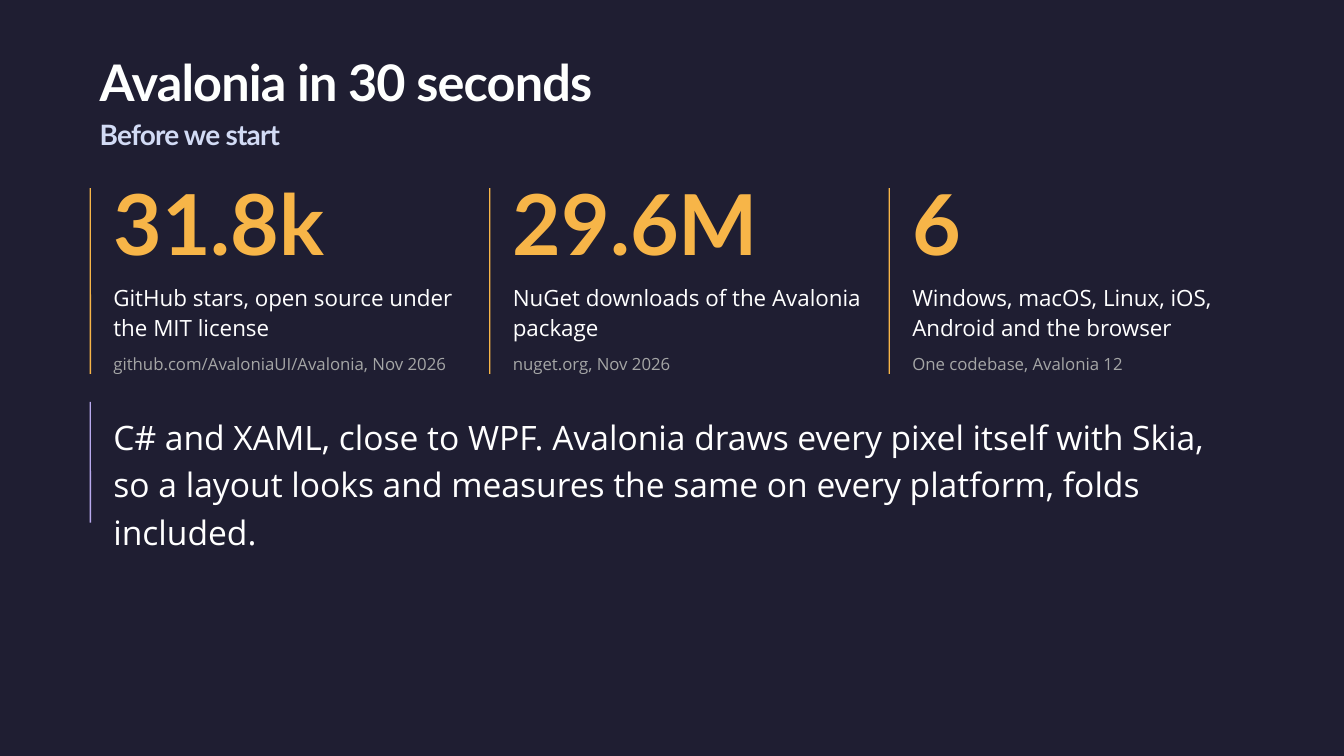
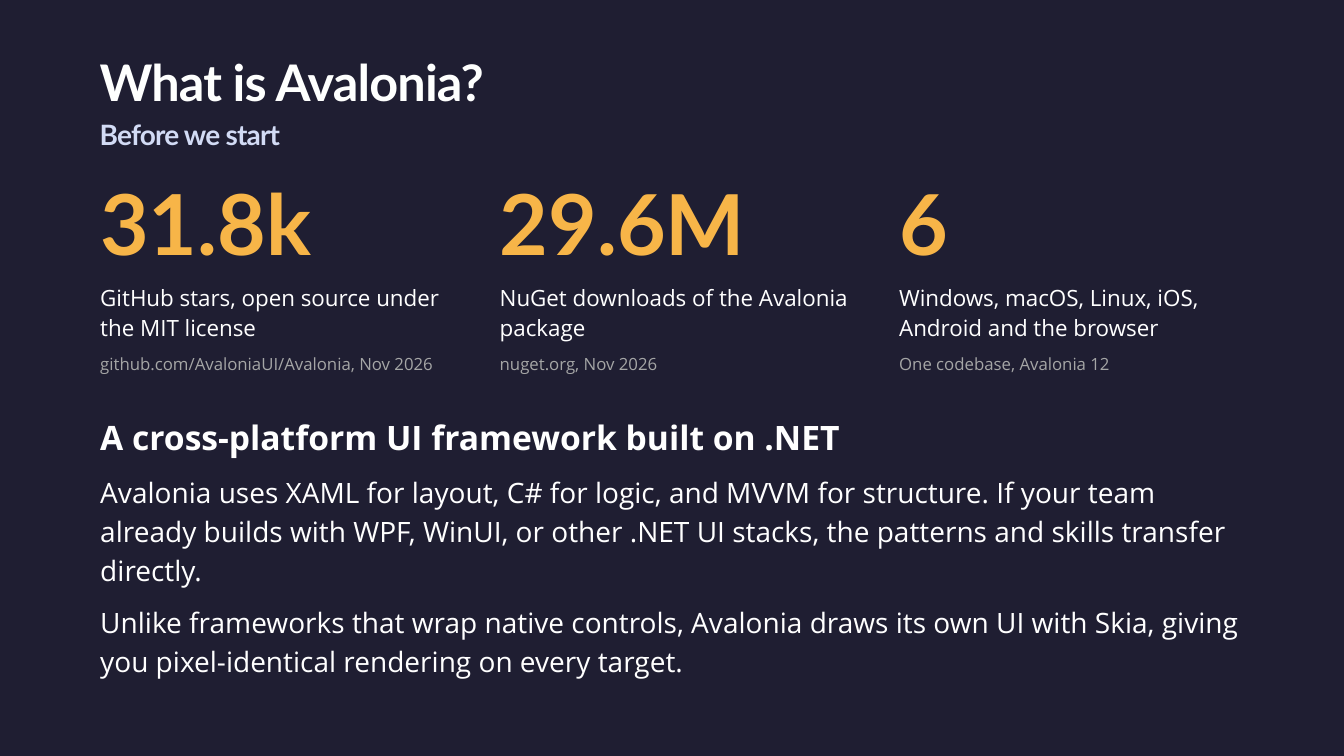
Before and after one commit to jsuarezruiz/dotnetconf2026-avalonia-foldables, a slide deck: slide 3 of Building Dual-Screen Experiences with Avalonia.pptx. Drawn at 1344x756 pixels with LibreOffice and Linux fonts; fonts in the diff are those of the drawing. Boxes give left, top, right and bottom in pixels: in the first picture for what was removed or moved away, otherwise in the second. Text is boxed around its words. In the diff, an @@ line names an element or a change of style, - is before the commit and + after.

```diff
--- a/Building Dual-Screen Experiences with Avalonia.pptx
+++ b/Building Dual-Screen Experiences with Avalonia.pptx
@@ title at (100,63,484,102): text changed @@
-Avalonia in 30 seconds
+What is Avalonia?
@@ line removed from (91, 189) to (91, 374) @@
@@ line removed from (490, 189) to (490, 374) @@
@@ line removed from (889, 189) to (889, 374) @@
@@ 9 texts: place and size @@
-9 texts at (113,192,1212,374)
+9 texts at (100,192,1198,374)
@@ line removed from (91, 402) to (91, 523) @@
@@ text at (100,424,1238,679): text changed; size 24 to 20 pt @@
-C# and XAML, close to WPF. Avalonia draws every pixel itself with Skia, so a layout looks and measures the same on every platform, folds included.
+A cross-platform UI framework built on .NET
+Avalonia uses XAML for layout, C# for logic, and MVVM for structure. If your team already builds with WPF, WinUI, or other .NET UI stacks, the patterns and skills transfer directly.
+Unlike frameworks that wrap native controls, Avalonia draws its own UI with Skia, giving you pixel-identical rendering on every target.
```
Also in this commit, not shown: 5 other slides changed, 1 other file.
